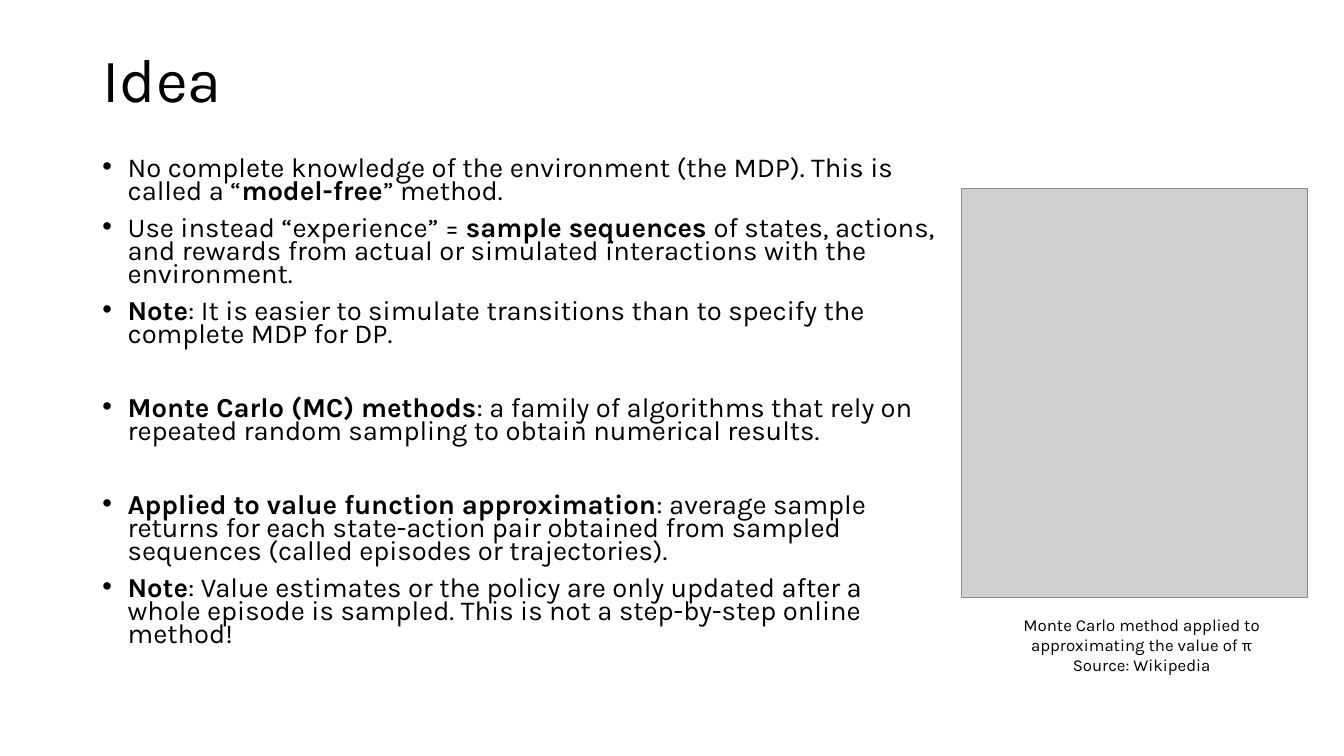
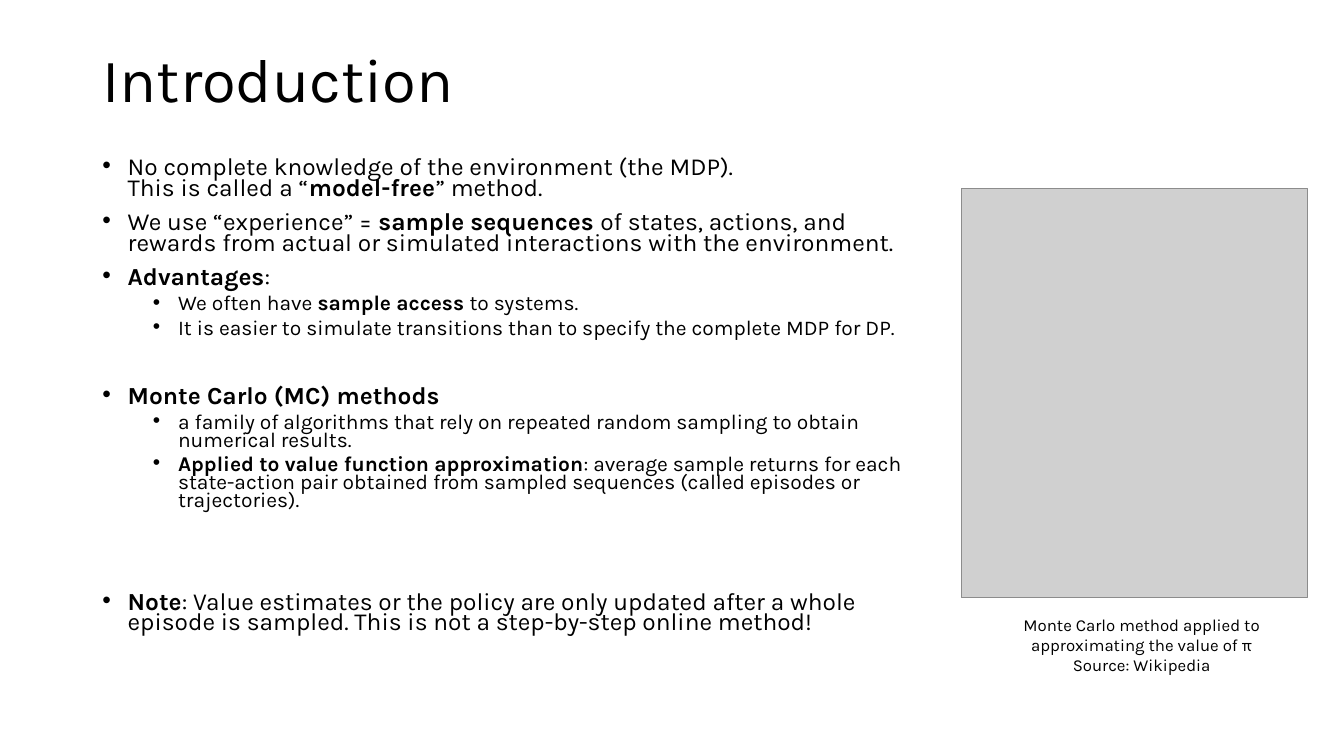
Before and after one commit to mhahsler/Introduction_to_Reinforcement_Learning, a slide deck: slide 3 of slides/Lecture_Chapter05.pptx. Drawn at 1344x756 pixels with LibreOffice and Linux fonts; fonts in the diff are those of the drawing; grey boxes stand for pictures. Boxes give left, top, right and bottom in pixels: in the first picture for what was removed or moved away, otherwise in the second. Text is boxed around its words. In the diff, an @@ line names an element or a change of style, - is before the commit and + after.

```diff
--- a/slides/Lecture_Chapter05.pptx
+++ b/slides/Lecture_Chapter05.pptx
@@ title at [102, 59, 453, 103]: text changed @@
-Idea
+Introduction
@@ text at [128, 157, 901, 636]: size 19.6 to 17.5 pt in "No complete knowledge of the environment (the ...", "Note: Value estimates or the policy are ..."; size 19.6 to 15 pt in "Applied to value function approximation: average sample ..."; list level 1 to 2 in "Applied to value function approximation: ..." @@
@@ text at [128, 213, 894, 448]: text changed; size 19.6 to 15 pt @@
-• Use instead “experience” = sample sequences of states, actions, and rewards from actual or simulated interactions with the environment.
-• Note: It is easier to simulate transitions than to specify the complete MDP for DP.
-• Monte Carlo (MC) methods: a family of algorithms that rely on repeated random sampling to obtain numerical results.
+• We use “experience” = sample sequences of states, actions, and rewards from actual or simulated interactions with the environment.
+• Advantages:
+  • We often have sample access to systems.
+  • It is easier to simulate transitions than to specify the complete MDP for DP.
+• Monte Carlo (MC) methods
+  • a family of algorithms that rely on repeated random sampling to obtain numerical results.
```
Also in this commit, not shown: 5 other slides changed, 2 slides added, 1 slide removed, 12 other files.
